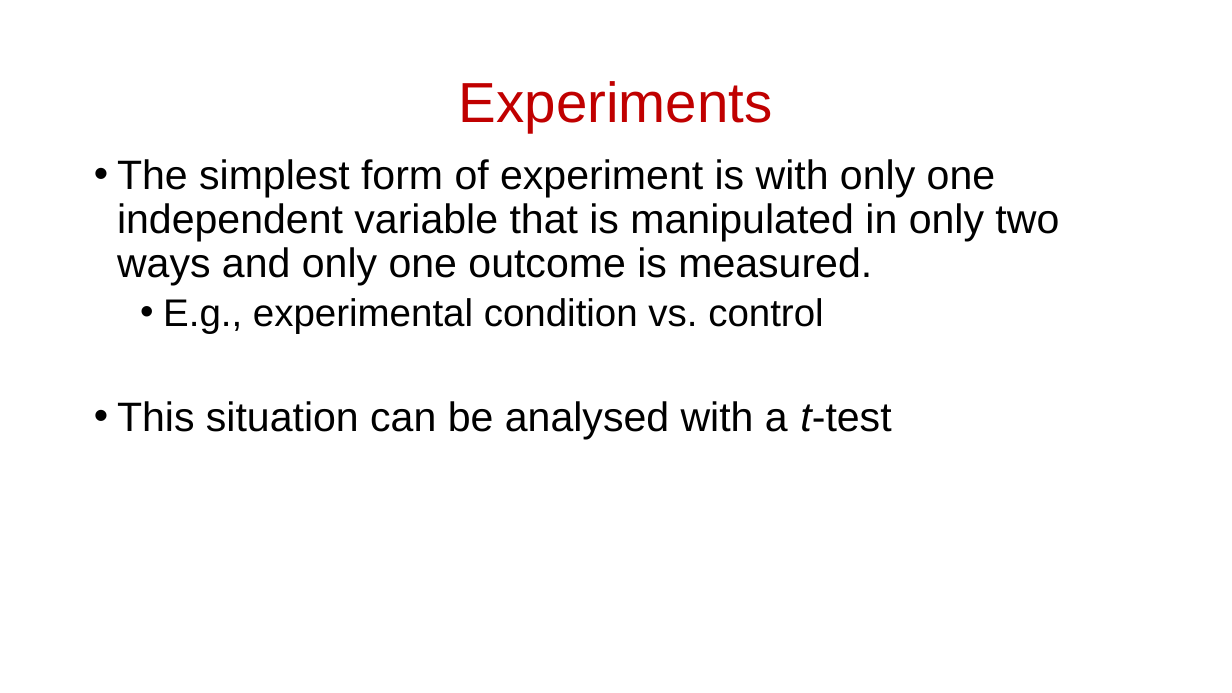
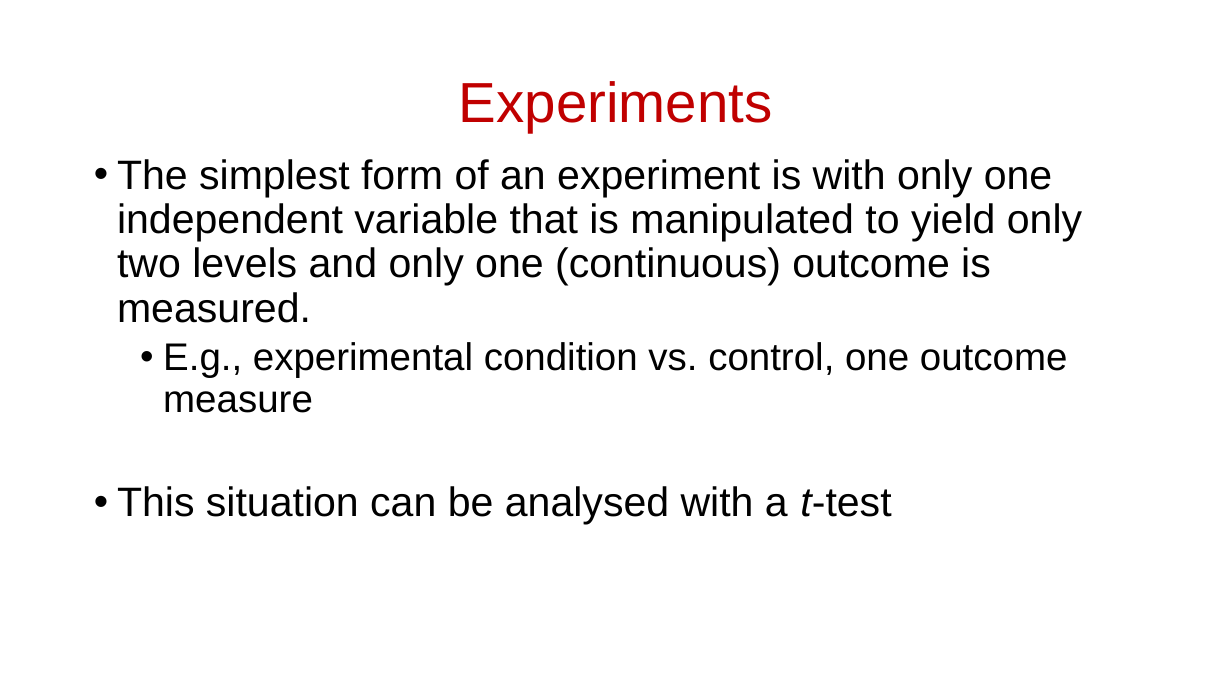
Before and after one commit to scream104/psych596, a slide deck: slide 3 of lecture-slides_upload/lecture/08_Statistical Methods_Comparing Two Groups.pptx. Drawn at 1232x693 pixels with LibreOffice and Linux fonts; fonts in the diff are those of the drawing. Boxes give left, top, right and bottom in pixels: in the first picture for what was removed or moved away, otherwise in the second. Text is boxed around its words. In the diff, an @@ line names an element or a change of style, - is before the commit and + after.

```diff
--- a/lecture-slides_upload/lecture/08_Statistical Methods_Comparing Two Groups.pptx
+++ b/lecture-slides_upload/lecture/08_Statistical Methods_Comparing Two Groups.pptx
@@ text at [117, 159, 1082, 413]: text changed @@
-• The simplest form of experiment is with only one independent variable that is manipulated in only two ways and only one outcome is measured.
-  • E.g., experimental condition vs. control
+• The simplest form of an experiment is with only one independent variable that is manipulated to yield only two levels and only one (continuous) outcome is measured.
+  • E.g., experimental condition vs. control, one outcome measure
```
Also in this commit, not shown: 6 other slides changed, 3 slides added, 4 other files.
